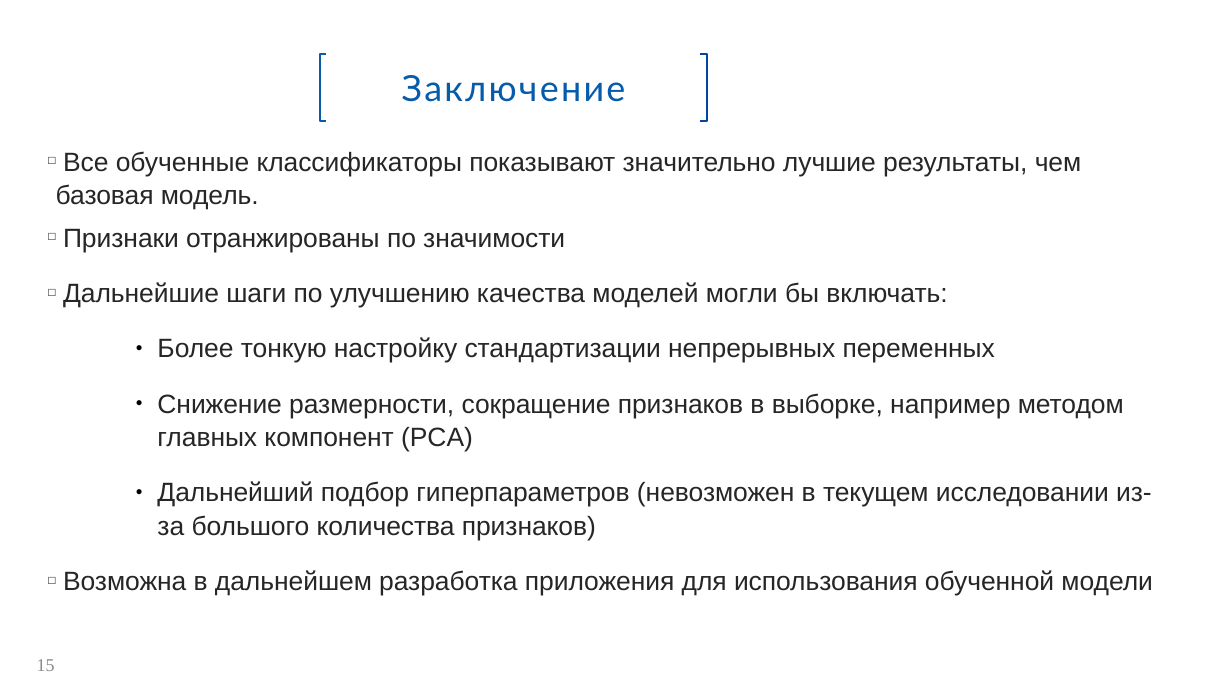
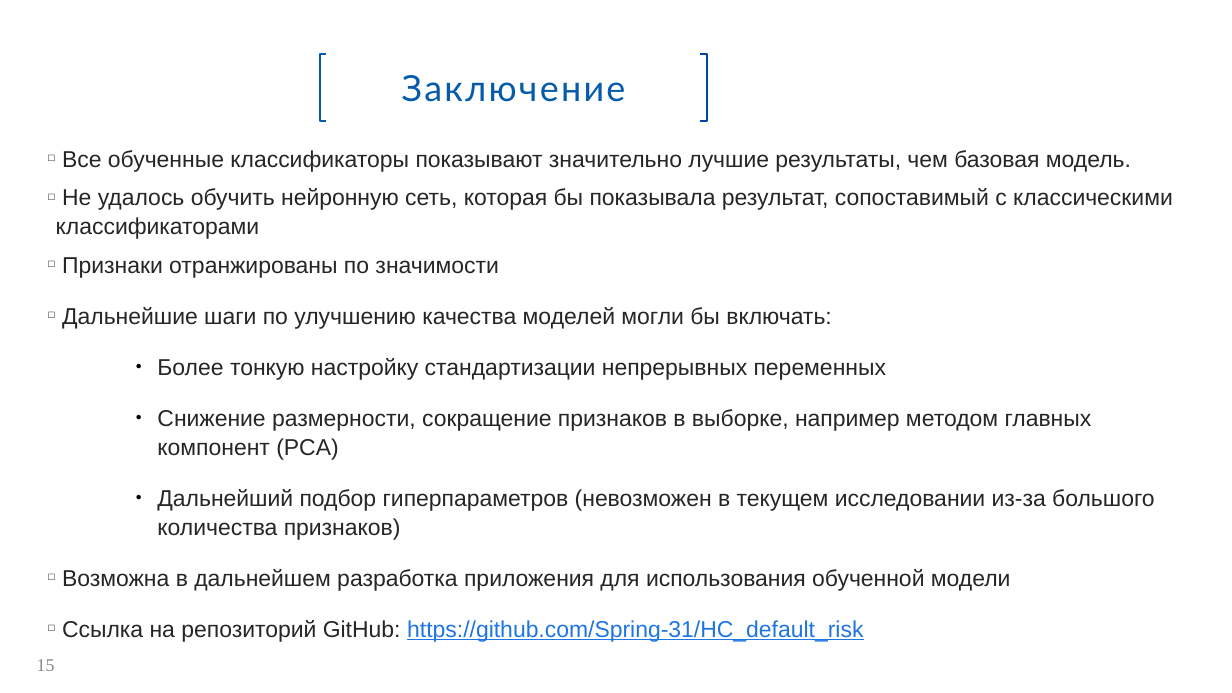
Before and after one commit to Spring-31/HC_default_risk, a slide deck: slide 15 of Прогнозирование вероятности дефолта.pptx. Drawn at 1232x693 pixels with LibreOffice and Linux fonts; fonts in the diff are those of the drawing; background and template pictures are left out. Boxes give left, top, right and bottom in pixels: in the first picture for what was removed or moved away, otherwise in the second. Text is boxed around its words. In the diff, an @@ line names an element or a change of style, - is before the commit and + after.

```diff
--- a/Прогнозирование вероятности дефолта.pptx
+++ b/Прогнозирование вероятности дефолта.pptx
@@ text at [62, 150, 1154, 591]: size 20.5 to 17.8 pt in "Все обученные классификаторы показывают значительно лучшие р ...", "Признаки отранжированы по значимости", "Дальнейшие шаги по улучшению качества моделей могли ...", "Более тонкую настройку стандартизации непрерывных переменных" and 3 more places @@
@@ text at [56, 188, 1173, 239]: paragraph added @@
+□ Не удалось обучить нейронную сеть, которая бы показывала результат, сопоставимый с классическими классификаторами
@@ text at [62, 620, 863, 642]: paragraph added @@
+□ Ссылка на репозиторий GitHub: https://github.com/Spring-31/HC_default_risk
```
Also in this commit, not shown: 2 other slides changed, 1 slide added, 2 other files.
